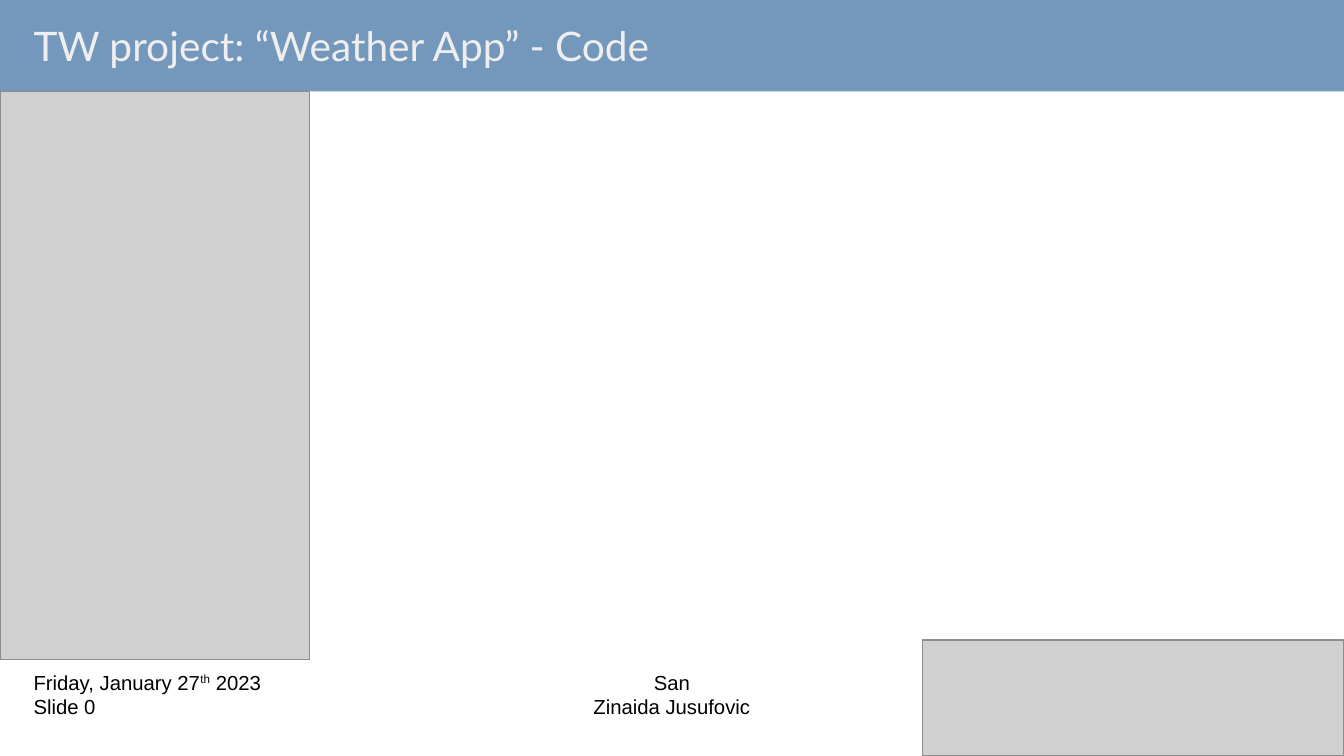
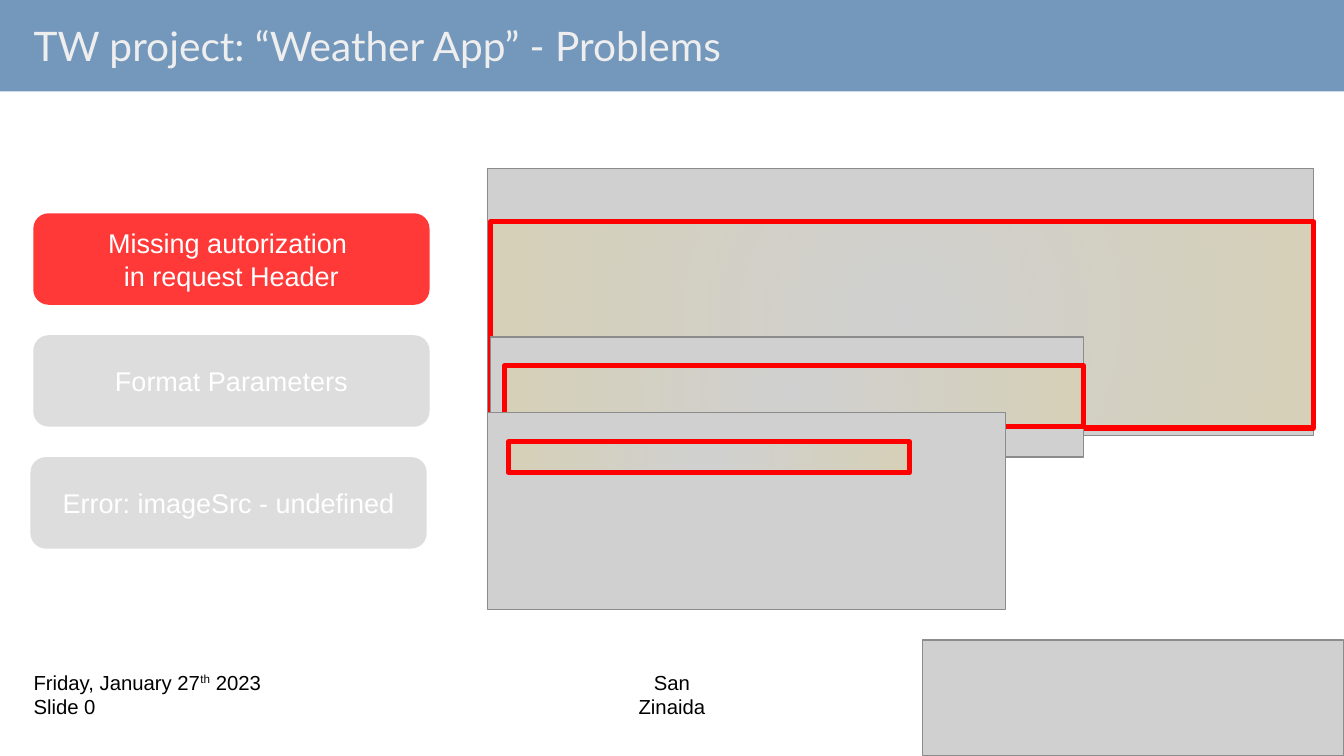
Before and after one commit to CodecoolGlobal/weather-app-javascript-San040893, a slide deck: slide 1 of Presentation/20230127_WeatherApp presentation_Zinaida.odp. Drawn at 1344x756 pixels with LibreOffice and Linux fonts; fonts in the diff are those of the drawing; grey boxes stand for pictures. Boxes give left, top, right and bottom in pixels: in the first picture for what was removed or moved away, otherwise in the second. Text is boxed around its words. In the diff, an @@ line names an element or a change of style, - is before the commit and + after.

Commit message:
code structure and problems presentation slides OK

```diff
--- a/Presentation/20230127_WeatherApp presentation_Zinaida.odp
+++ b/Presentation/20230127_WeatherApp presentation_Zinaida.odp
@@ title at (x1=34, y1=30, x2=721, y2=69): text changed @@
-TW project: “Weather App” - Code
+TW project: “Weather App” - Problems
@@ picture resized from (x1=0, y1=91, x2=310, y2=660) to (x1=488, y1=168, x2=1314, y2=435) @@
@@ rounded rectangle added at (x1=33, y1=213, x2=429, y2=305), fill #FF3838, 16 pt, text #FFFFFF @@
+Missing autorization
+in request Header
@@ rounded rectangle added at (x1=490, y1=222, x2=1314, y2=428), fill gradient #FFD428, outline #FF0000 3 pt @@
@@ rounded rectangle added at (x1=33, y1=335, x2=429, y2=427), fill #DDDDDD @@
@@ picture added at (x1=490, y1=337, x2=1083, y2=457) @@
@@ rounded rectangle added at (x1=505, y1=366, x2=1084, y2=427), fill gradient #FFD428, outline #FF0000 3 pt @@
@@ picture added at (x1=488, y1=412, x2=1006, y2=610) @@
@@ rounded rectangle added at (x1=509, y1=443, x2=910, y2=473), fill gradient #FFD428, outline #FF0000 3 pt @@
@@ rounded rectangle added at (x1=30, y1=457, x2=427, y2=549), fill #DDDDDD @@
@@ text at (x1=639, y1=699, x2=706, y2=715): text changed @@
-Zinaida Jusufovic
+Zinaida
```
Also in this commit, not shown: 1 slide added, 4 other files.
